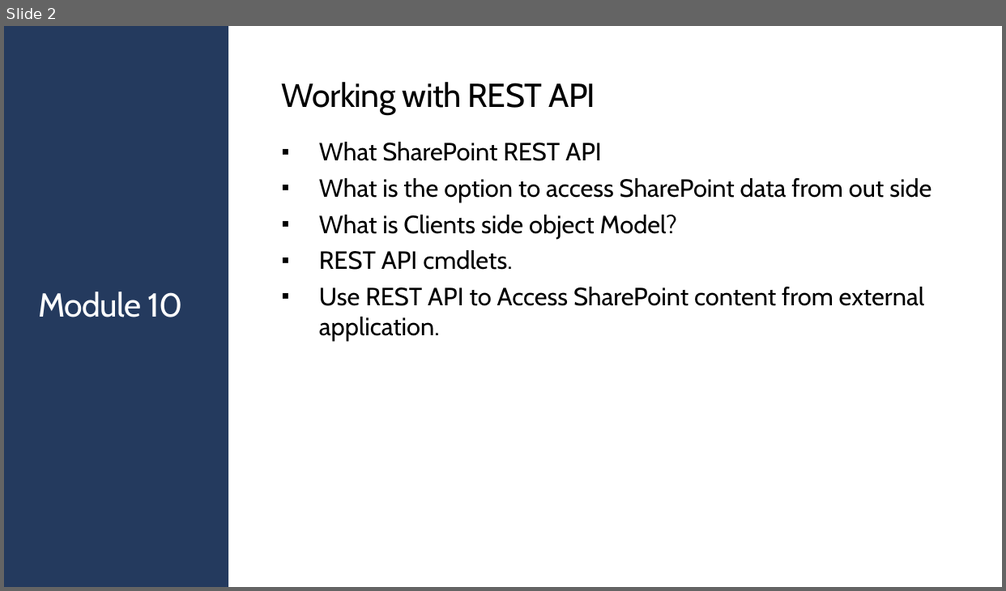
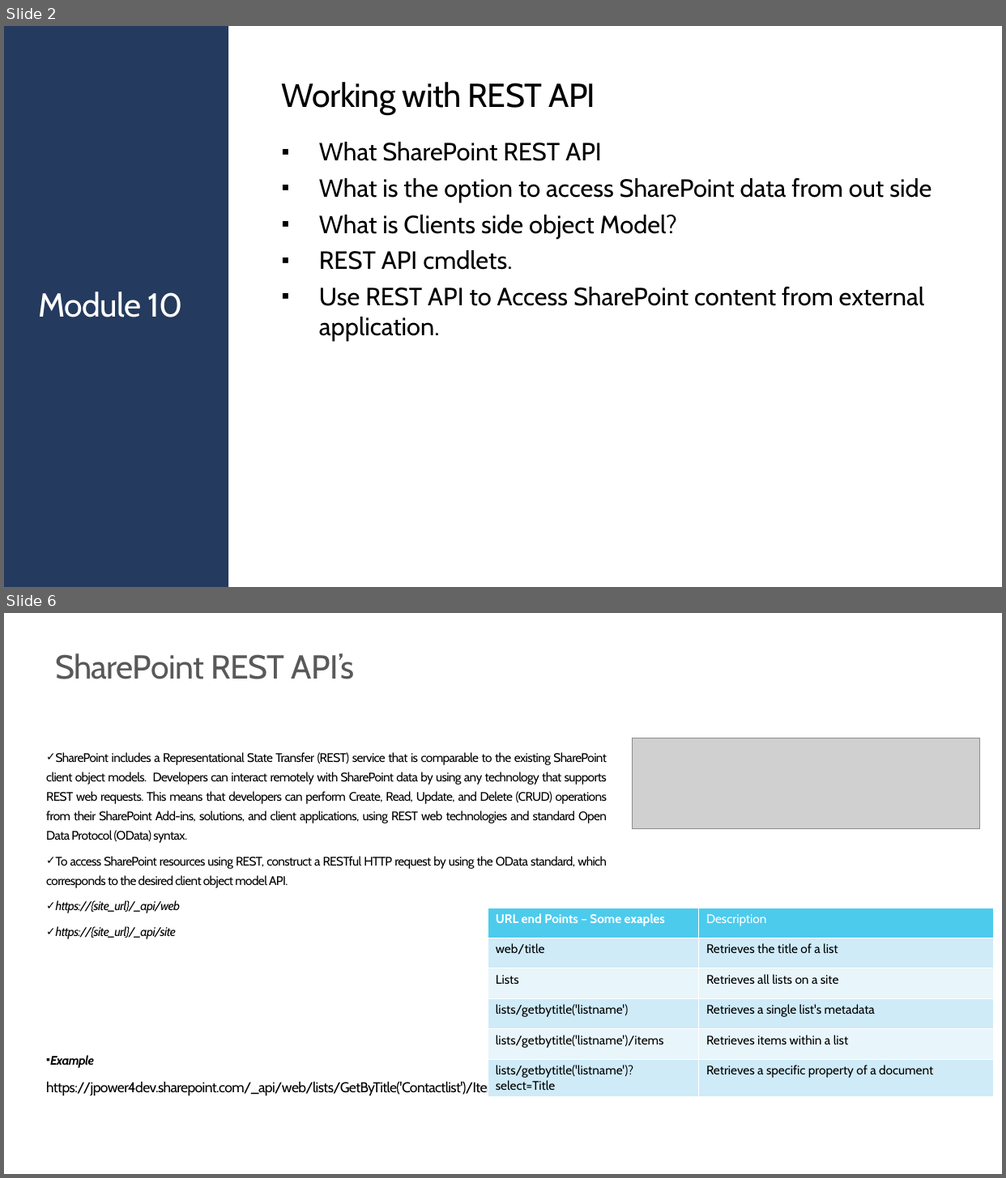
Before and after one commit to JPOWER4/SharePoint-2019-Training, a slide deck: Microsoft SharePoint 2019 Module 10.pptx. Shown one above the other, each under a label of ours: slide 2 before the commit, slides 2 and 6 after it; the slides between them are not shown. The pictures are 1006x591 and 1006x1178 pixels, drawn with LibreOffice and Linux fonts; fonts in the diff are those of the drawing; grey boxes stand for pictures; background and template pictures are left out. Boxes give left, top, right and bottom in pixels: in the first picture for what was removed or moved away, otherwise in the second. Text is boxed around its words. In the diff, an @@ line names an element or a change of style, - is before the commit and + after.

```diff
--- a/Microsoft SharePoint 2019 Module 10.pptx
+++ b/Microsoft SharePoint 2019 Module 10.pptx
@@ slide 6 added at (4, 613, 1002, 1174), background #FFFFFF @@
@@ title added at (55, 653, 355, 679), 32 pt, text #595959 @@
+SharePoint REST API’s
@@ text added at (46, 752, 607, 1097), 12 pt, text #000000 @@
+✓ SharePoint includes a Representational State Transfer (REST) service that is comparable to the existing SharePoint client object models. Developers can interact remotely with SharePoint data by using any technology that supports REST web requests. This means that developers can perform Create, Read, Update, and Delete (CRUD) operations from their SharePoint Add-ins, solutions, and client applications, using REST web technologies and standard Open Data Protocol (OData) syntax.
+✓ To access SharePoint resources using REST, construct a RESTful HTTP request by using the OData standard, which corresponds to the desired client object model API.
+✓ https://{site_url}/_api/web
+✓ https://{site_url}/_api/site
+▪ Example
+https://jpower4dev.sharepoint.com/_api/web/lists/GetByTitle('Contactlist')/Items
@@ picture added at (632, 738, 980, 829) @@
@@ table added at (488, 908, 994, 1093), 6 rows, 2 columns @@
+URL end Points – Some exaples | Description
+web/title | Retrieves the title of a list
+Lists | Retrieves all lists on a site
+lists/getbytitle('listname') | Retrieves a single list's metadata
+lists/getbytitle('listname')/items | Retrieves items within a list
+lists/getbytitle('listname')?select=Title | Retrieves a specific property of a document
```
Also in this commit, not shown: 4 other slides added, 5 slides removed, 2 other files.
